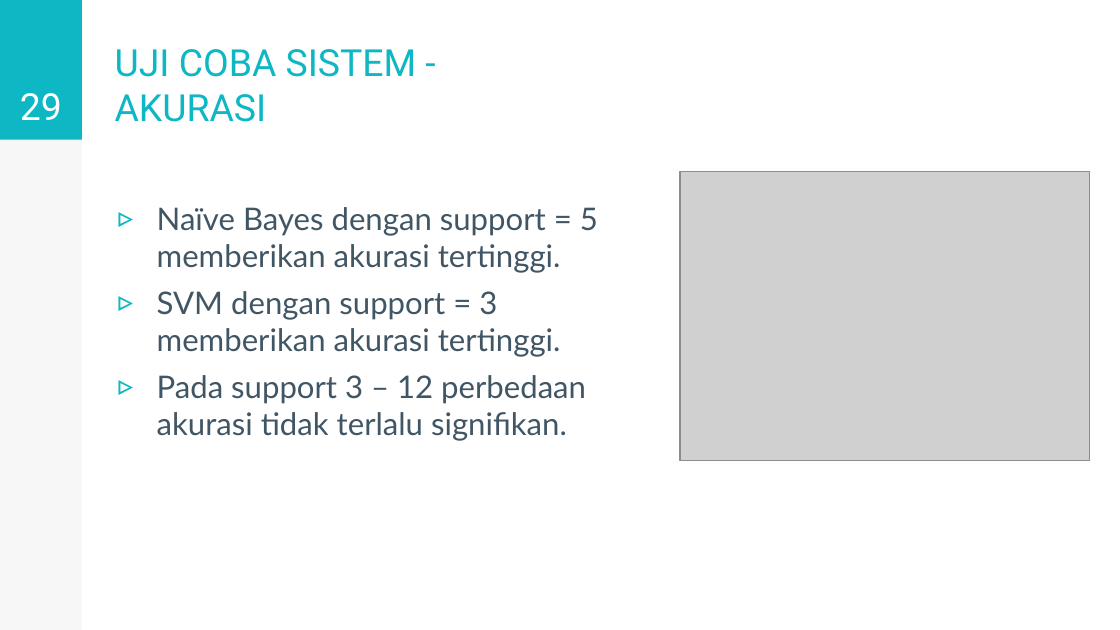
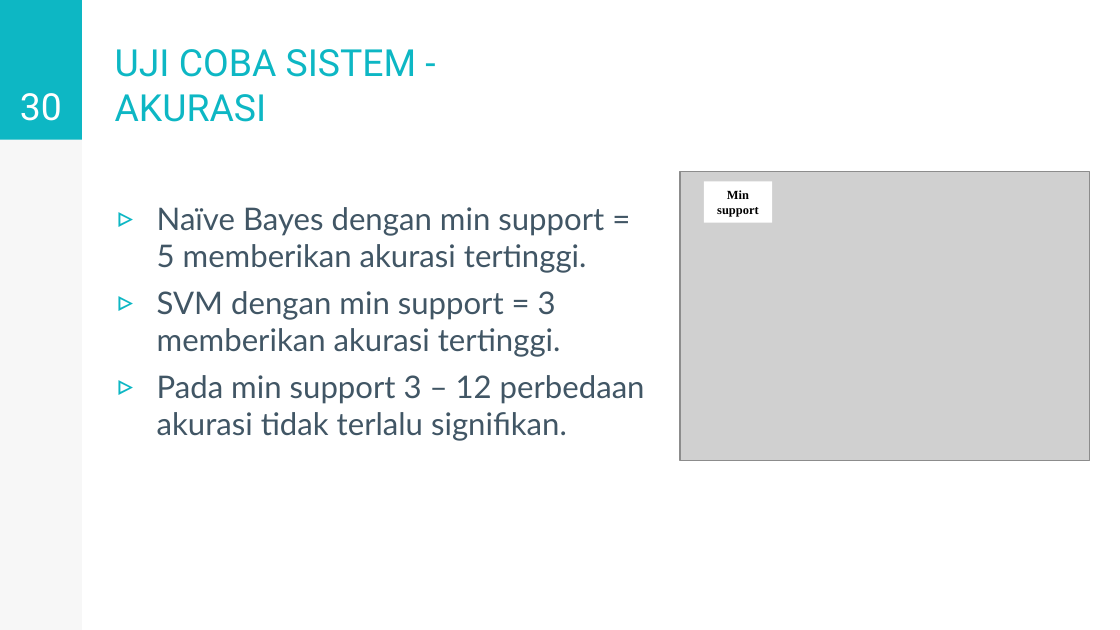
Before and after one commit to kevinfachreza/TugasAkhir, a slide deck: slide 30 of PPT/5114100128-v1.0.pptx (slide 29 before the commit). Drawn at 1120x630 pixels with LibreOffice and Linux fonts; fonts in the diff are those of the drawing; grey boxes stand for pictures. Boxes give left, top, right and bottom in pixels: in the first picture for what was removed or moved away, otherwise in the second. Text is boxed around its words. In the diff, an @@ line names an element or a change of style, - is before the commit and + after.

```diff
--- a/PPT/5114100128-v1.0.pptx
+++ b/PPT/5114100128-v1.0.pptx
@@ page number at box(20, 93, 62, 121): text changed @@
-29
+30
@@ text at box(157, 207, 645, 441): text changed @@
-▹ Naïve Bayes dengan support = 5 memberikan akurasi tertinggi.
-▹ SVM dengan support = 3 memberikan akurasi tertinggi.
-▹ Pada support 3 – 12 perbedaan akurasi tidak terlalu signifikan.
+▹ Naïve Bayes dengan min support = 5 memberikan akurasi tertinggi.
+▹ SVM dengan min support = 3 memberikan akurasi tertinggi.
+▹ Pada min support 3 – 12 perbedaan akurasi tidak terlalu signifikan.
@@ rectangle added at box(703, 181, 772, 223), fill #FFFFFF, 8 pt, text #000000, bold @@
+Min support
```
Also in this commit, not shown: 16 other slides changed, 36 slides added, 11 other files.
